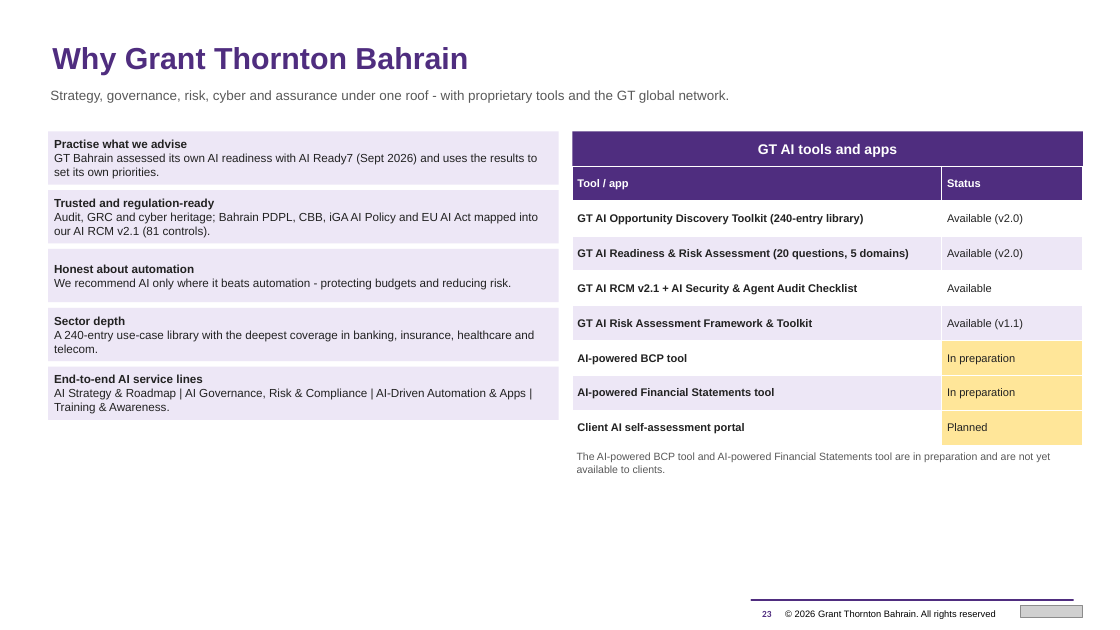
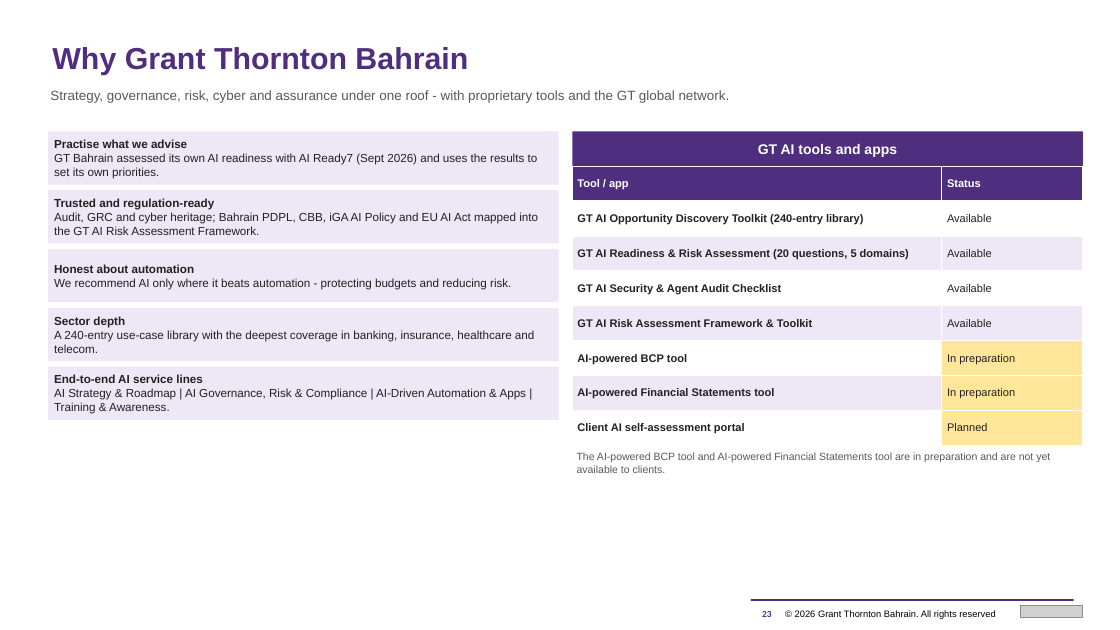
Before and after one commit to mahekdevangtrivedi-wq/GT-AI-Service-Line, a slide deck: slide 23 of 02_AI_Strategy_and_Roadmap/GT_AI_Strategy_and_Roadmap_Proposal.pptx. Drawn at 1120x630 pixels with LibreOffice and Linux fonts; fonts in the diff are those of the drawing; grey boxes stand for pictures. Boxes give left, top, right and bottom in pixels: in the first picture for what was removed or moved away, otherwise in the second. Text is boxed around its words. In the diff, an @@ line names an element or a change of style, - is before the commit and + after.

```diff
--- a/02_AI_Strategy_and_Roadmap/GT_AI_Strategy_and_Roadmap_Proposal.pptx
+++ b/02_AI_Strategy_and_Roadmap/GT_AI_Strategy_and_Roadmap_Proposal.pptx
@@ table at (572, 166, 1083, 445) @@
-row 2, column 2: Available (v2.0)
+row 2, column 2: Available
-row 3, column 2: Available (v2.0)
+row 3, column 2: Available
-row 4, column 1: GT AI RCM v2.1 + AI Security & Agent Audit Checklist
+row 4, column 1: GT AI Security & Agent Audit Checklist
-row 5, column 2: Available (v1.1)
+row 5, column 2: Available
@@ text in rectangle at (54, 212, 538, 235): text changed @@
-Audit, GRC and cyber heritage; Bahrain PDPL, CBB, iGA AI Policy and EU AI Act mapped into our AI RCM v2.1 (81 controls).
+Audit, GRC and cyber heritage; Bahrain PDPL, CBB, iGA AI Policy and EU AI Act mapped into the GT AI Risk Assessment Framework.
```
Also in this commit, not shown: 2 other slides changed, 18 other files.
